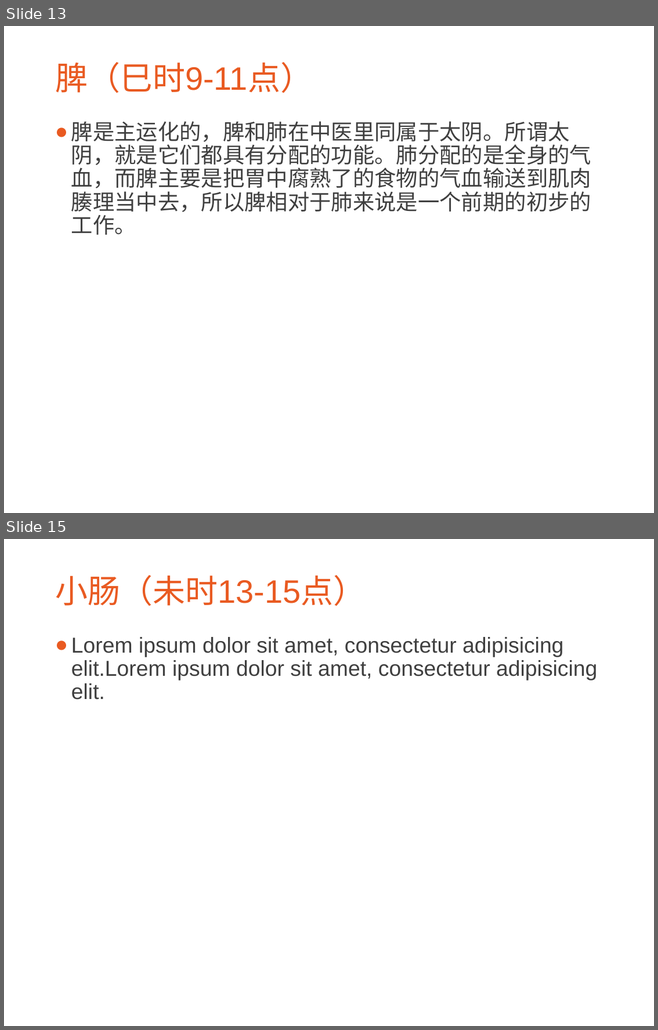
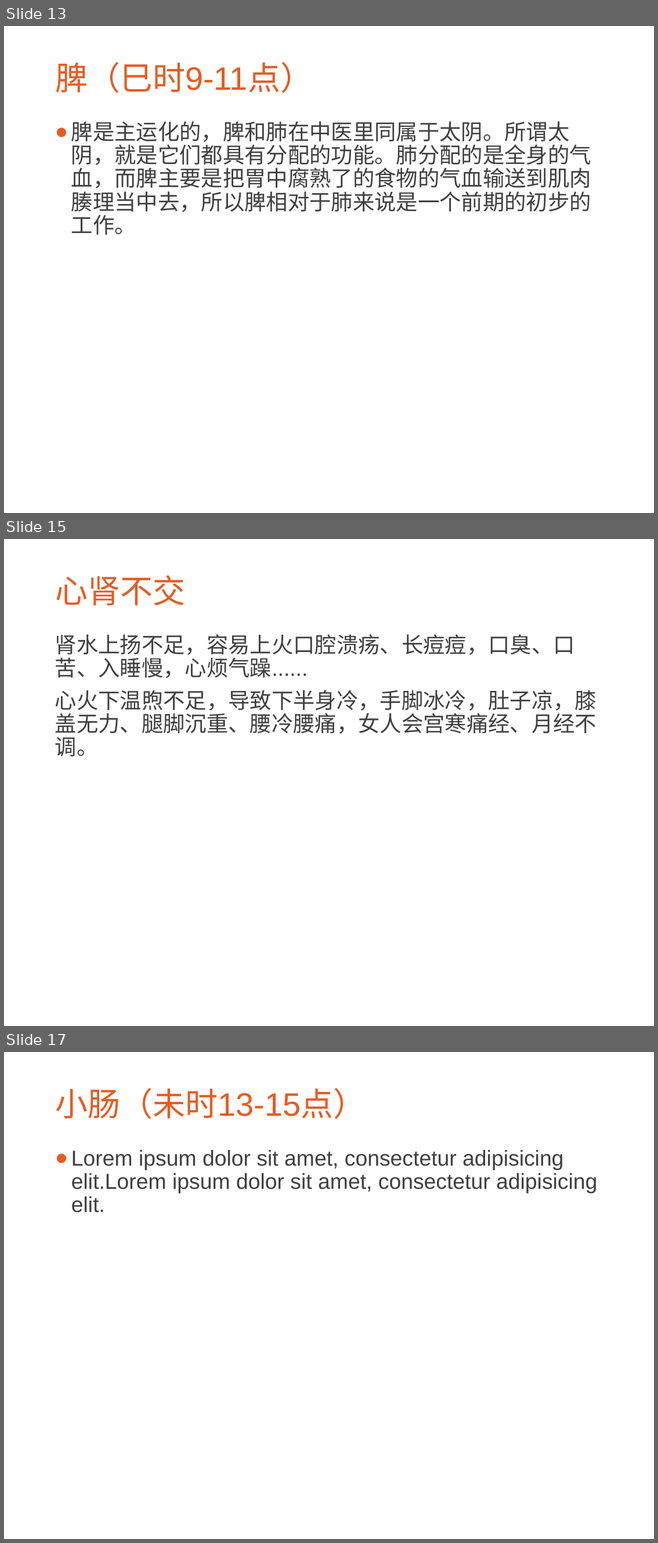
Before and after one commit to CatMan1994/file, a slide deck: 中医与养生分享会/中医与养生.ppt. Shown one above the other, each under a label of ours: slides 13 and 15 before the commit, slides 13, 15 and 17 after it; the slides between them are not shown. The pictures are 658x1030 and 658x1543 pixels, drawn with LibreOffice and Linux fonts; fonts in the diff are those of the drawing; background and template pictures are left out. Boxes give left, top, right and bottom in pixels: in the first picture for what was removed or moved away, otherwise in the second. Text is boxed around its words. In the diff, an @@ line names an element or a change of style, - is before the commit and + after.

```diff
--- a/中医与养生分享会/中医与养生.ppt
+++ b/中医与养生分享会/中医与养生.ppt
@@ slide 15 added at [4,539,654,1026], background picture (left out) @@
@@ title added at [55,575,185,606], 36 pt, text #E95A21 @@
+心肾不交
@@ text added at [55,634,596,756], 24 pt, text #3F3F3F @@
+肾水上扬不足，容易上火口腔溃疡、长痘痘，口臭、口苦、入睡慢，心烦气躁......
+心火下温煦不足，导致下半身冷，手脚冰冷，肚子凉，膝盖无力、腿脚沉重、腰冷腰痛，女人会宫寒痛经、月经不调。
@@ what was slide 15 is now slide 17 @@
```
Also in this commit, not shown: 3 slides changed, 1 other slide added, 1 other file.
